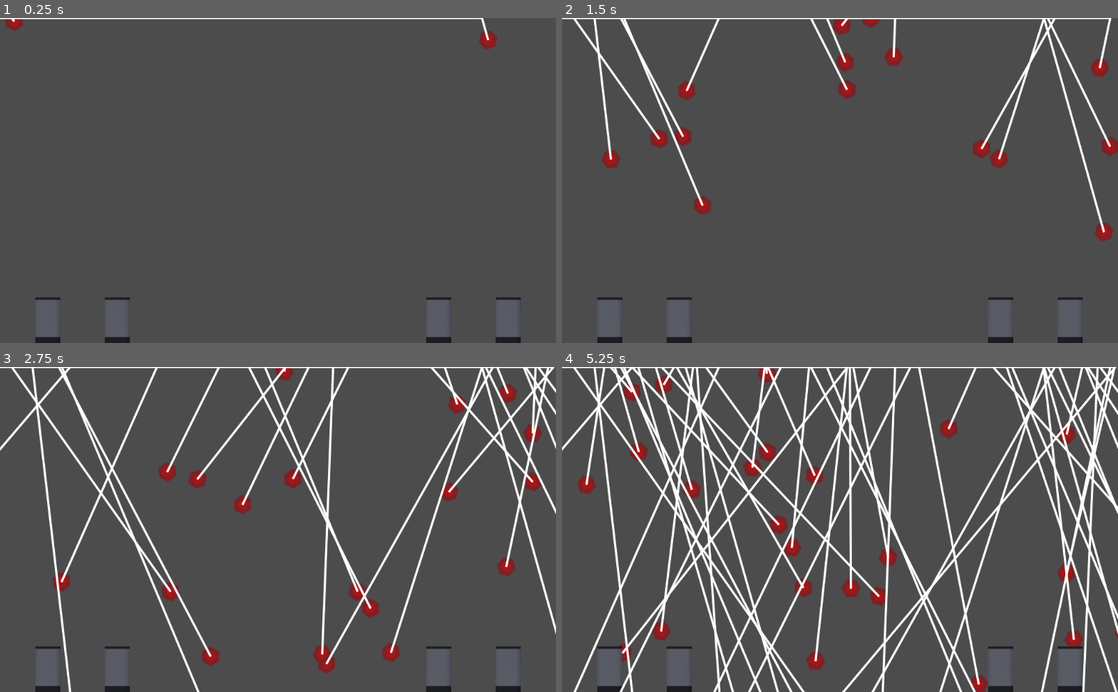
Above: before the commit, frames 1-4 (two rows, left to right).
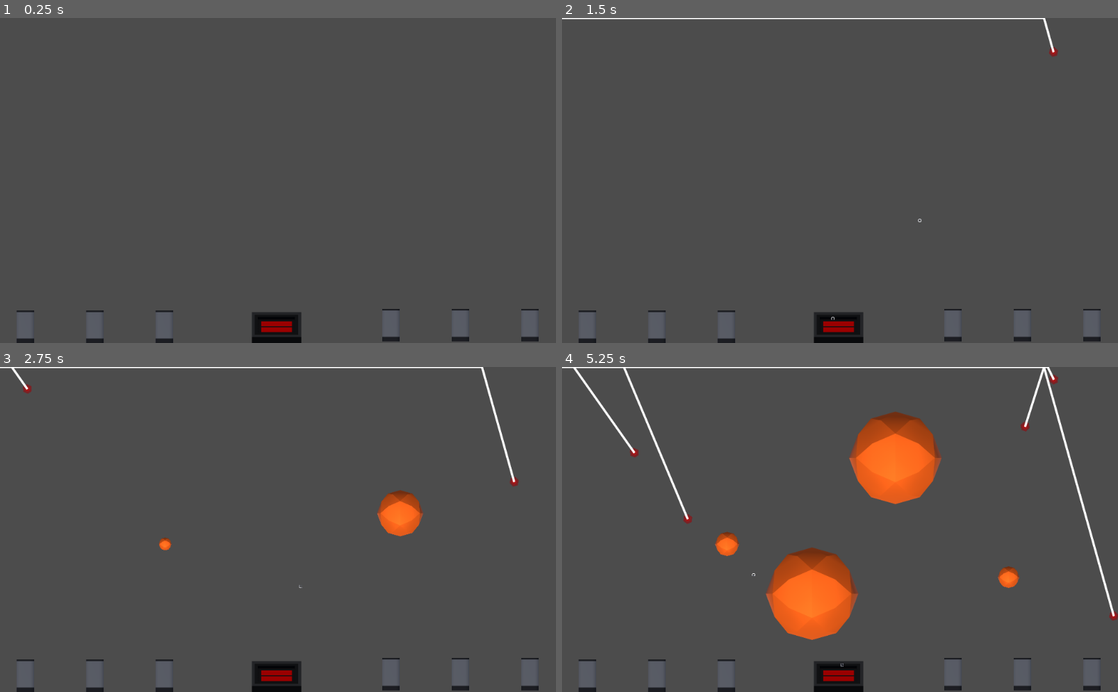
Above: after the commit, the same moments.

Repository: richardbonneau/godot-missile-command-clone
Game: Godot game, scene res://Main.tscn
Same seed, same stepped clock (60 frames per second), same inputs: the game is played once before the commit and once after it.
Inputs (mouse positions are in pixels of both pictures, inside the frame that each line leads up to):
- Up to frame 1 (0.25 s): no input
- Up to frame 2 (1.5 s): move the mouse to (962, 164) at 0.52 s; click (962, 164) at 0.67 s; move the mouse to (728, 196) at 1.27 s; click (728, 196) at 1.42 s
- Up to frame 3 (2.75 s): move the mouse to (333, 458) at 2.02 s; click (333, 458) at 2.17 s
- Up to frame 4 (5.25 s): move the mouse to (812, 594) at 2.77 s; click (812, 594) at 2.92 s; move the mouse to (1006, 578) at 3.52 s; click (1006, 578) at 3.67 s; move the mouse to (673, 480) at 4.27 s; click (673, 480) at 4.42 s; move the mouse to (867, 529) at 5.02 s; click (867, 529) at 5.17 s

The runs differ from the first frame. In frame 1, 4.4% of the frame differs, in the area x 0-97%, y 0-100%; in frame 2, 7.9%; in frame 3, 14%; in frame 4, 28%, in the area x 0-100%, y 0-100%.

Commit message:
base gameplay mostly done

Diff:
--- /dev/null
+++ b/AntiNuke.gd
@@ -0,0 +1,35 @@
+extends RigidBody2D
+
+export var target = Vector2(0,0)
+export var missile_speed = 1
+var isNuke = false;
+
+var missile_exploding = false
+
+# Called when the node enters the scene tree for the first time.
+func _ready():
+	$AnimatedSprite.set_animation("missile")
+
+
+func _process(delta):
+	if(!missile_exploding):
+		var threshold = 5
+		var direction = (position - target)
+		var dist = direction.length()
+		direction = direction.normalized()
+		position -= direction* missile_speed * delta
+
+		if dist < threshold:
+			$CollisionShape2D.disabled = false
+			missile_exploding = true
+			$AnimationPlayer.play("scale")
+			$AnimatedSprite.set_animation("explosion")
+
+
+func _on_AnimationPlayer_animation_finished(anim_name):
+	queue_free()
+
+
+func _on_AntiNuke_body_entered(body):
+	if(missile_exploding and body.isNuke):
+		body.queue_free()
--- /dev/null
+++ b/AntiNuke.tscn
@@ -0,0 +1,77 @@
+[gd_scene load_steps=7 format=2]
+
+[ext_resource path="res://Sprites/explosion.png" type="Texture" id=1]
+[ext_resource path="res://AntiNuke.gd" type="Script" id=2]
+[ext_resource path="res://Sprites/anti-nuke.png" type="Texture" id=3]
+
+[sub_resource type="SpriteFrames" id=1]
+animations = [ {
+"frames": [ ExtResource( 1 ) ],
+"loop": true,
+"name": "explosion",
+"speed": 5.0
+}, {
+"frames": [ ExtResource( 3 ) ],
+"loop": true,
+"name": "missile",
+"speed": 5.0
+} ]
+
+[sub_resource type="CircleShape2D" id=2]
+radius = 2.14959
+
+[sub_resource type="Animation" id=3]
+resource_name = "scale"
+length = 3.0
+tracks/0/type = "bezier"
+tracks/0/path = NodePath(".:scale:x")
+tracks/0/interp = 1
+tracks/0/loop_wrap = true
+tracks/0/imported = false
+tracks/0/enabled = true
+tracks/0/keys = {
+"points": PoolRealArray( 1, -0.25, 0, 0.25, 0, 20, -0.25, 0, 0.25, 0, 15, -0.25, 0, 0.25, 0, 40, -0.25, 0, 0.25, 0, 40, -0.25, 0, 0.25, 0, 15, -0.25, 0, 0.25, 0, 20, -0.25, 0, 0.25, 0, 1, -0.25, 0, 0.25, 0 ),
+"times": PoolRealArray( 0, 0.8, 1.1, 1.6, 1.8, 2.2, 2.5, 3 )
+}
+tracks/1/type = "bezier"
+tracks/1/path = NodePath(".:scale:y")
+tracks/1/interp = 1
+tracks/1/loop_wrap = true
+tracks/1/imported = false
+tracks/1/enabled = true
+tracks/1/keys = {
+"points": PoolRealArray( 1, -0.25, 0, 0.25, 0, 20, -0.25, 0, 0.25, 0, 15, -0.25, 0, 0.25, 0, 40, -0.25, 0, 0.25, 0, 40, -0.25, 0, 0.25, 0, 15, -0.25, 0, 0.25, 0, 20, -0.25, 0, 0.25, 0, 1, -0.25, 0, 0.25, 0 ),
+"times": PoolRealArray( 0, 0.8, 1.1, 1.6, 1.8, 2.2, 2.5, 3 )
+}
+
+[node name="AntiNuke" type="RigidBody2D"]
+collision_layer = 2
+mode = 3
+gravity_scale = 0.0
+contacts_reported = 10
+contact_monitor = true
+script = ExtResource( 2 )
+__meta__ = {
+"_edit_group_": true
+}
+missile_speed = 300
+
+[node name="AnimatedSprite" type="AnimatedSprite" parent="."]
+scale = Vector2( 0.01, 0.01 )
+frames = SubResource( 1 )
+animation = "missile"
+
+[node name="CollisionShape2D" type="CollisionShape2D" parent="."]
+shape = SubResource( 2 )
+disabled = true
+
+[node name="ExplosionTimer" type="Timer" parent="."]
+wait_time = 3.0
+autostart = true
+
+[node name="AnimationPlayer" type="AnimationPlayer" parent="."]
+anims/scale = SubResource( 3 )
+[connection signal="body_entered" from="." to="." method="_on_AntiNuke_body_entered"]
+[connection signal="body_shape_entered" from="." to="." method="_on_AntiNuke_body_shape_entered"]
+[connection signal="timeout" from="ExplosionTimer" to="." method="_on_ExplosionTimer_timeout"]
+[connection signal="animation_finished" from="AnimationPlayer" to="." method="_on_AnimationPlayer_animation_finished"]
--- a/Building.tscn
+++ b/Building.tscn
@@ -11,8 +11,8 @@
 } ]
 
 [sub_resource type="CapsuleShape2D" id=2]
-radius = 118.0
-height = 206.0
+radius = 82.9435
+height = 149.138
 
 [node name="Building" type="Area2D"]
 __meta__ = {
@@ -20,6 +20,7 @@
 }
 
 [node name="AnimatedSprite" type="AnimatedSprite" parent="."]
+scale = Vector2( 0.7, 0.7 )
 frames = SubResource( 1 )
 
 [node name="CollisionShape2D" type="CollisionShape2D" parent="."]
--- /dev/null
+++ b/Bunker.tscn
@@ -0,0 +1,13 @@
+[gd_scene load_steps=2 format=2]
+
+[ext_resource path="res://Sprites/bunker.png" type="Texture" id=1]
+
+[node name="Bunker" type="Node2D"]
+__meta__ = {
+"_edit_group_": true
+}
+
+[node name="Sprite" type="Sprite" parent="."]
+position = Vector2( -2.82837, 2.82837 )
+scale = Vector2( 0.2, 0.2 )
+texture = ExtResource( 1 )
--- a/Main.gd
+++ b/Main.gd
@@ -1,31 +1,33 @@
 extends Node2D
 export (PackedScene) var Nuke
-
-# Declare member variables here. Examples:
-# var a = 2
-# var b = "text"
+export (PackedScene) var AntiNuke
 
 
 # Called when the node enters the scene tree for the first time.
 func _ready():
 	randomize()
 
+func _unhandled_input(event):
+	if event is InputEventMouseButton and event.pressed:
+		var mousePosition = get_viewport().get_mouse_position()
+		print(mousePosition)
+		var antiNuke = AntiNuke.instance()
+		antiNuke.position = Vector2(512, 570)
+		antiNuke.target = mousePosition
+		add_child(antiNuke)
 
 
-# Called every frame. 'delta' is the elapsed time since the previous frame.
-#func _process(delta):
-#	pass
+
+
 
 
 func _on_NukeSpawner_timeout():
-
 	$NukePath/NukeSpawnLocation.offset = randi()
 	var nuke = Nuke.instance()
 	add_child(nuke)
 	var direction = $NukePath/NukeSpawnLocation.rotation + PI / 2
 	nuke.position = $NukePath/NukeSpawnLocation.position
 
-
 	direction += rand_range(-PI / 4, PI / 4)
 	nuke.rotation = direction
 
--- a/Main.tscn
+++ b/Main.tscn
@@ -1,8 +1,10 @@
-[gd_scene load_steps=5 format=2]
+[gd_scene load_steps=7 format=2]
 
 [ext_resource path="res://Building.tscn" type="PackedScene" id=1]
 [ext_resource path="res://Main.gd" type="Script" id=2]
 [ext_resource path="res://Nuke.tscn" type="PackedScene" id=3]
+[ext_resource path="res://AntiNuke.tscn" type="PackedScene" id=4]
+[ext_resource path="res://Bunker.tscn" type="PackedScene" id=5]
 
 [sub_resource type="Curve2D" id=1]
 _data = {
@@ -12,35 +14,48 @@
 [node name="Main" type="Node2D"]
 script = ExtResource( 2 )
 Nuke = ExtResource( 3 )
+AntiNuke = ExtResource( 4 )
 
 [node name="Buildings" type="Node" parent="."]
 
-[node name="Building" parent="Buildings" instance=ExtResource( 1 )]
-position = Vector2( 936, 560 )
+[node name="Building2" parent="Buildings" instance=ExtResource( 1 )]
+position = Vector2( 46.874, 571 )
 scale = Vector2( 0.2, 0.2 )
 gravity = 0.0
 
-[node name="Building2" parent="Buildings" instance=ExtResource( 1 )]
-position = Vector2( 88, 560 )
+[node name="Building4" parent="Buildings" instance=ExtResource( 1 )]
+position = Vector2( 174.874, 571 )
+scale = Vector2( 0.2, 0.2 )
+gravity = 0.0
+
+[node name="Building5" parent="Buildings" instance=ExtResource( 1 )]
+position = Vector2( 302.874, 571 )
+scale = Vector2( 0.2, 0.2 )
+gravity = 0.0
+
+[node name="Building6" parent="Buildings" instance=ExtResource( 1 )]
+position = Vector2( 720, 568 )
 scale = Vector2( 0.2, 0.2 )
 gravity = 0.0
 
 [node name="Building3" parent="Buildings" instance=ExtResource( 1 )]
-position = Vector2( 808, 560 )
+position = Vector2( 848, 568 )
 scale = Vector2( 0.2, 0.2 )
 gravity = 0.0
 
-[node name="Building4" parent="Buildings" instance=ExtResource( 1 )]
-position = Vector2( 216, 560 )
+[node name="Building" parent="Buildings" instance=ExtResource( 1 )]
+position = Vector2( 976, 568 )
 scale = Vector2( 0.2, 0.2 )
 gravity = 0.0
 
 [node name="NukeSpawnTimerr" type="Timer" parent="."]
-wait_time = 0.1
 autostart = true
 
 [node name="NukePath" type="Path2D" parent="."]
 curve = SubResource( 1 )
 
 [node name="NukeSpawnLocation" type="PathFollow2D" parent="NukePath"]
+
+[node name="Bunker" parent="." instance=ExtResource( 5 )]
+position = Vector2( 512, 569 )
 [connection signal="timeout" from="NukeSpawnTimerr" to="." method="_on_NukeSpawner_timeout"]
--- a/Nuke.gd
+++ b/Nuke.gd
@@ -1,7 +1,8 @@
 extends RigidBody2D
 
-export var min_speed = 200
-export var max_speed = 400
+export var min_speed = 50
+export var max_speed = 200
+var isNuke = true;
 # Declare member variables here. Examples:
 # var a = 2
 # var b = "text"
@@ -15,3 +16,7 @@
 # Called every frame. 'delta' is the elapsed time since the previous frame.
 #func _process(delta):
 #	pass
+
+
+func _on_VisibilityNotifier2D_screen_exited():
+	queue_free()
--- a/Nuke.tscn
+++ b/Nuke.tscn
@@ -13,18 +13,20 @@
 } ]
 
 [sub_resource type="CircleShape2D" id=2]
-radius = 56.5685
+radius = 8.0
 
 [node name="Nuke" type="RigidBody2D"]
-collision_mask = 0
+collision_mask = 2147483650
 gravity_scale = 0.0
+contacts_reported = 10
+contact_monitor = true
 script = ExtResource( 2 )
 __meta__ = {
 "_edit_group_": true
 }
 
 [node name="AnimatedSprite" type="AnimatedSprite" parent="."]
-scale = Vector2( 0.1, 0.1 )
+scale = Vector2( 0.05, 0.05 )
 frames = SubResource( 1 )
 
 [node name="CollisionShape2D" type="CollisionShape2D" parent="."]
@@ -38,3 +40,6 @@
 round_precision = 15
 antialiased = true
 script = ExtResource( 3 )
+
+[node name="VisibilityNotifier2D" type="VisibilityNotifier2D" parent="."]
+[connection signal="screen_exited" from="VisibilityNotifier2D" to="." method="_on_VisibilityNotifier2D_screen_exited"]
Binary file added: Sprites/anti-nuke.png
Not shown, added: Sprites/anti-nuke.png.import
Binary file added: Sprites/bunker.png
Not shown, added: Sprites/bunker.png.import
Binary file added: Sprites/explosion.png
Not shown, added: Sprites/explosion.png.import
